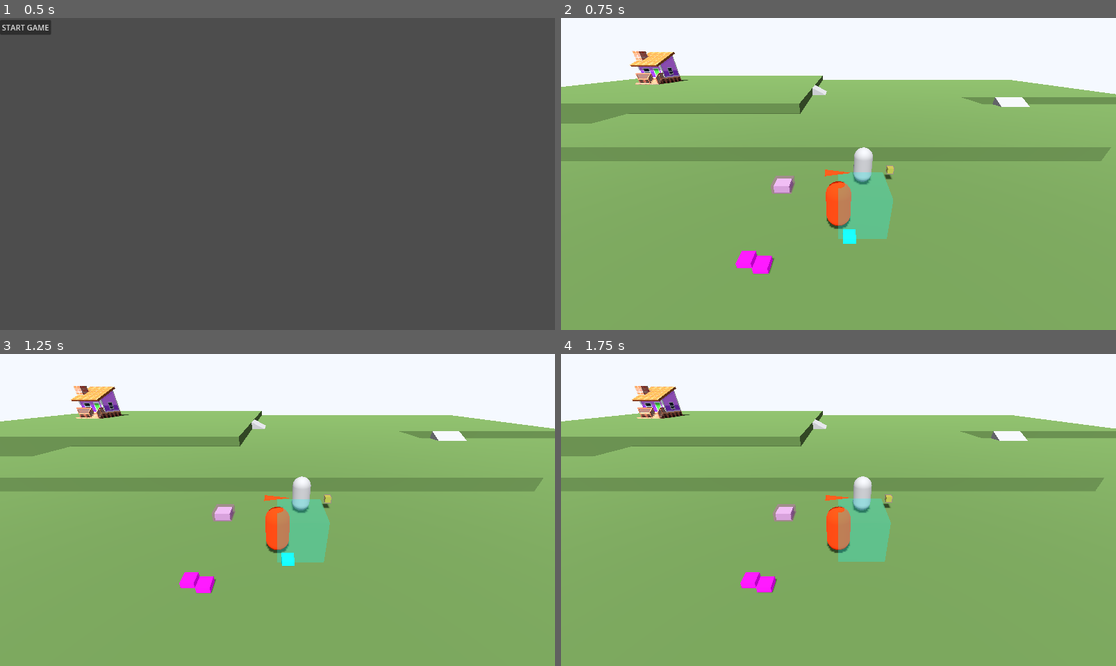
Above: before the commit, frames 1-4 (two rows, left to right).
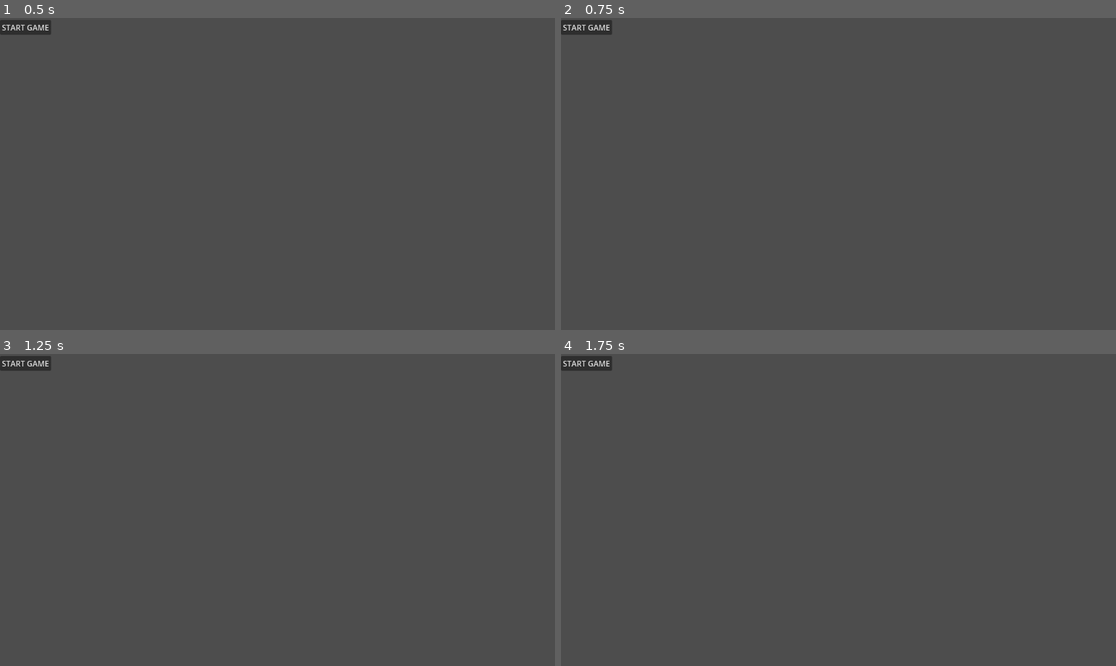
Above: after the commit, the same moments.

Repository: BreadBurn/ClickNClawGameJam
Game: Godot game, scene res://scenes/main_menu.tscn
Same seed, same stepped clock (60 frames per second), same inputs: the game is played once before the commit and once after it.
Inputs (mouse positions are in pixels of both pictures, inside the frame that each line leads up to):
- Up to frame 1 (0.5 s): no input
- Up to frame 2 (0.75 s): click "START GAME" at 0.5 s
- Up to frame 3 (1.25 s): no input
- Up to frame 4 (1.75 s): click (588, 363) at 1.25 s, where only the run after the commit has a clickable "START GAME"

Frame 1 is identical in both runs. In frame 2, 100% of the frame differs, in the area x 0-100%, y 0-100%; in frame 3, 100%; in frame 4, 100%.

Commit message:
added scene transitions, day recap

Diff:
--- a/gdscripts/scene_scripts/enter_house.gd
+++ b/gdscripts/scene_scripts/enter_house.gd
@@ -7,6 +7,10 @@
 @onready var interactable: Node = $"../Interactable" if has_node("../Interactable") else $Interactable
 
 func _on_interactable_interacted() -> void:
+
+	SceneTransition.transition_in()
+	await SceneTransition.transition_in_finished
+
 	if GameState.has_player():
 		if interior_spawn:
 			GameState.teleport_player_to_node(interior_spawn)
@@ -14,3 +18,6 @@
 			push_warning("No interior_spawn assigned on HouseEntryPortal")
 	else:
 		push_warning("No player registered in GameState")
+
+	await get_tree().create_timer(0.25).timeout
+	SceneTransition.transition_out()
--- a/gdscripts/scene_scripts/exit_house.gd
+++ b/gdscripts/scene_scripts/exit_house.gd
@@ -15,6 +15,9 @@
 func _on_interactable_interacted() -> void:
 	print("exited house")
 
+	SceneTransition.transition_in()
+	await SceneTransition.transition_in_finished
+
 	if not GameState.has_player():
 		push_warning("No player registered in GameState")
 		return
@@ -28,3 +31,6 @@
 	# Optional: force facing after teleport
 	if GameState.player is Player:
 		(GameState.player as Player).set_facing(Player.Facing.DOWN)
+
+	await get_tree().create_timer(0.25).timeout
+	SceneTransition.transition_out()
--- a/gdscripts/scene_scripts/player_sleep.gd
+++ b/gdscripts/scene_scripts/player_sleep.gd
@@ -2,4 +2,6 @@
 
 func _on_interactable_interacted() -> void:
 	GameState.go_to_sleep()
-	print("INTERRACT SIGNAL received by HOUSE")
+	DayRecap.activate_scene()
+
+	print("INTERRACT SIGNAL received by SLEEP")
--- a/project.godot
+++ b/project.godot
@@ -18,6 +18,8 @@
 [autoload]
 
 GameState="*uid://ci68q6ibkvdhl"
+SceneTransition="*uid://tvqkki4xwkin"
+DayRecap="*uid://vdcywcc304ai"
 
 [input]
 
--- /dev/null
+++ b/scenes/DayRecap.tscn
@@ -0,0 +1,108 @@
+[gd_scene format=3 uid="uid://vdcywcc304ai"]
+
+[ext_resource type="Script" uid="uid://vilunoo3q1ok" path="res://scenes/day_recap.gd" id="1_3y7n3"]
+
+[node name="DayRecap" type="CanvasLayer" unique_id=1488982761]
+script = ExtResource("1_3y7n3")
+
+[node name="ColorRect" type="ColorRect" parent="." unique_id=1822407770]
+anchors_preset = 15
+anchor_right = 1.0
+anchor_bottom = 1.0
+grow_horizontal = 2
+grow_vertical = 2
+color = Color(0, 0, 0, 1)
+
+[node name="PanelContainer" type="PanelContainer" parent="." unique_id=691640376]
+anchors_preset = -1
+anchor_left = 0.03
+anchor_top = 0.045
+anchor_right = 0.97
+anchor_bottom = 0.96
+grow_horizontal = 2
+grow_vertical = 2
+
+[node name="MarginContainer" type="MarginContainer" parent="PanelContainer" unique_id=1883113649]
+layout_mode = 2
+
+[node name="VBoxContainer" type="VBoxContainer" parent="PanelContainer/MarginContainer" unique_id=916055911]
+layout_mode = 2
+
+[node name="DayLabel" type="Label" parent="PanelContainer/MarginContainer/VBoxContainer" unique_id=1663106341]
+unique_name_in_owner = true
+layout_mode = 2
+size_flags_horizontal = 4
+theme_override_font_sizes/font_size = 55
+text = "DAY X -> X"
+horizontal_alignment = 1
+vertical_alignment = 1
+
+[node name="ProgressBarT1" type="ProgressBar" parent="PanelContainer/MarginContainer/VBoxContainer" unique_id=1685799793]
+unique_name_in_owner = true
+layout_mode = 2
+
+[node name="T1CovLabel" type="Label" parent="PanelContainer/MarginContainer/VBoxContainer/ProgressBarT1" unique_id=438019161]
+unique_name_in_owner = true
+layout_mode = 0
+scale = Vector2(0.9846947, 1.0049475)
+size_flags_horizontal = 4
+theme_override_font_sizes/font_size = 18
+text = "Type 1 Plant Coverage"
+horizontal_alignment = 1
+vertical_alignment = 1
+
+[node name="ProgressBarT2" type="ProgressBar" parent="PanelContainer/MarginContainer/VBoxContainer" unique_id=1515841569]
+unique_name_in_owner = true
+layout_mode = 2
+
+[node name="T2CovLabel" type="Label" parent="PanelContainer/MarginContainer/VBoxContainer/ProgressBarT2" unique_id=1613073078]
+unique_name_in_owner = true
+layout_mode = 0
+scale = Vector2(0.9846947, 1.0049475)
+size_flags_horizontal = 4
+theme_override_font_sizes/font_size = 18
+text = "Type 2 Plant Coverage"
+horizontal_alignment = 1
+vertical_alignment = 1
+
+[node name="ProgressBarT3" type="ProgressBar" parent="PanelContainer/MarginContainer/VBoxContainer" unique_id=363135008]
+unique_name_in_owner = true
+layout_mode = 2
+
+[node name="T3CovLabel" type="Label" parent="PanelContainer/MarginContainer/VBoxContainer/ProgressBarT3" unique_id=1572042847]
+unique_name_in_owner = true
+layout_mode = 0
+scale = Vector2(1.0035204, 1)
+size_flags_horizontal = 4
+theme_override_font_sizes/font_size = 18
+text = "Type 3 Plant Coverage"
+horizontal_alignment = 1
+vertical_alignment = 1
+
+[node name="ProgressBarT4" type="ProgressBar" parent="PanelContainer/MarginContainer/VBoxContainer" unique_id=12642500]
+unique_name_in_owner = true
+layout_mode = 2
+
+[node name="T4CovLabel" type="Label" parent="PanelContainer/MarginContainer/VBoxContainer/ProgressBarT4" unique_id=1678891301]
+unique_name_in_owner = true
+layout_mode = 0
+scale = Vector2(1.0035204, 1)
+size_flags_horizontal = 4
+theme_override_font_sizes/font_size = 18
+text = "Type 4 Plant Coverage"
+horizontal_alignment = 1
+vertical_alignment = 1
+
+[node name="GoldEarned" type="Label" parent="PanelContainer/MarginContainer/VBoxContainer" unique_id=1093279172]
+layout_mode = 2
+text = "+$XX"
+horizontal_alignment = 1
+
+[node name="MarginContainer2" type="MarginContainer" parent="PanelContainer" unique_id=815770822]
+layout_mode = 2
+size_flags_vertical = 8
+
+[node name="Label" type="Label" parent="PanelContainer/MarginContainer2" unique_id=483542079]
+layout_mode = 2
+text = "Continue [RMS]"
+horizontal_alignment = 1
--- a/scenes/ShopOverlay.tscn
+++ b/scenes/ShopOverlay.tscn
@@ -1,6 +1,6 @@
 [gd_scene format=3 uid="uid://dgduvt71d4hxf"]
 
-[ext_resource type="Script" uid="uid://c0tqceimefq0p" path="res://scenes/shop_overlay.gd" id="1_fyyb4"]
+[ext_resource type="Script" uid="uid://c0tqceimefq0p" path="res://gdscripts/scene_scripts/shop_overlay.gd" id="1_fyyb4"]
 [ext_resource type="PackedScene" uid="uid://pbcs1lqn5u6v" path="res://scenes/ShopItem.tscn" id="1_p3tmv"]
 
 [node name="ShopOverlay" type="CanvasLayer" unique_id=2044294706]
--- /dev/null
+++ b/scenes/color_rect.gd
@@ -0,0 +1,42 @@
+extends ColorRect
+
+# These signals let other scripts know when an animation finishes
+signal transition_in_finished
+signal transition_out_finished
+
+@export var transition_duration: float = 1.0
+
+func _ready():
+	# Ensure the transition is hidden by default
+	material.set_shader_parameter("outer_radius", 0.0)
+	material.set_shader_parameter("inner_radius", 0.0)
+
+# 1. Closes the circle (covers the screen in black)
+func transition_in():
+	material.set_shader_parameter("aspect_ratio", size.x / size.y)
+
+	var tween = create_tween()
+	tween.tween_property(material, "shader_parameter/outer_radius", 1.5, transition_duration)\
+		.set_trans(Tween.TRANS_CUBIC)\
+		.set_ease(Tween.EASE_IN_OUT)
+
+	# Emit the signal once the screen is fully black
+	tween.tween_callback(func():
+		transition_in_finished.emit()
+	)
+
+# 2. Opens the circle (reveals the new scene)
+func transition_out():
+	material.set_shader_parameter("aspect_ratio", size.x / size.y)
+
+	var tween = create_tween()
+	tween.tween_property(material, "shader_parameter/inner_radius", 1.5, transition_duration)\
+		.set_trans(Tween.TRANS_CUBIC)\
+		.set_ease(Tween.EASE_IN_OUT)
+
+	# Reset the shader and emit the final signal when done
+	tween.tween_callback(func():
+		material.set_shader_parameter("outer_radius", 0.0)
+		material.set_shader_parameter("inner_radius", 0.0)
+		transition_out_finished.emit()
+	)
--- /dev/null
+++ b/scenes/day_recap.gd
@@ -0,0 +1,111 @@
+extends CanvasLayer
+
+@onready var day_label: Label  = $"PanelContainer/MarginContainer/VBoxContainer/DayLabel"
+@onready var gold_label: Label = $"PanelContainer/MarginContainer/VBoxContainer/GoldEarned"
+
+@onready var progress_t1: ProgressBar = $"PanelContainer/MarginContainer/VBoxContainer/ProgressBarT1"
+@onready var progress_t2: ProgressBar = $"PanelContainer/MarginContainer/VBoxContainer/ProgressBarT2"
+@onready var progress_t3: ProgressBar = $"PanelContainer/MarginContainer/VBoxContainer/ProgressBarT3"
+@onready var progress_t4: ProgressBar = $"PanelContainer/MarginContainer/VBoxContainer/ProgressBarT4"
+
+@onready var bars: Array[ProgressBar] = [progress_t1, progress_t2, progress_t3, progress_t4]
+
+var _is_active: bool = false
+var _is_transitioning: bool = false
+
+func _ready() -> void:
+	hide()
+	_is_active = false
+	_is_transitioning = false
+
+	if GameState != null and GameState.has_signal("daily_evaluated"):
+		GameState.daily_evaluated.connect(_on_daily_evaluated)
+
+	# Use _input instead of _unhandled_input for a UI overlay like this
+	set_process_input(true)
+
+func _on_daily_evaluated(coins_earned: int, _types_in_bounds: int, _current_streak: int) -> void:
+	_populate_from_state(coins_earned)
+
+	var new_day := GameState.cur_day
+	var old_day: int = max(new_day - 1, 0)
+	day_label.text = "Day %d -> %d" % [old_day, new_day]
+
+	activate_scene()
+
+func _populate_from_state(coins_earned: int) -> void:
+	var ratios: Dictionary = {}
+	if GameState != null and "latest_ratios" in GameState:
+		ratios = GameState.latest_ratios
+	else:
+		ratios = {0: 0.0, 1: 0.0, 2: 0.0, 3: 0.0}
+
+	for i in range(4):
+		var pct := clampf(float(ratios.get(i, 0.0)) * 100.0, 0.0, 100.0)
+
+		if i < bars.size() and bars[i]:
+			bars[i].min_value = 0.0
+			bars[i].max_value = 100.0
+			bars[i].value = pct
+
+	if gold_label:
+		gold_label.text = "+$%d" % coins_earned
+
+func activate_scene() -> void:
+	if _is_active or _is_transitioning:
+		return
+
+	_is_transitioning = true
+
+	# Disable player while recap is active
+	if GameState != null:
+		if GameState.has_method("begin_interaction"):
+			GameState.begin_interaction()
+		elif GameState.has_method("set_player_mode") and "PlayerMode" in GameState:
+			GameState.set_player_mode(GameState.PlayerMode.PLAYER_INACTIVE)
+
+	SceneTransition.transition_in()
+	await SceneTransition.transition_in_finished
+
+	show()
+	_is_active = true
+
+	await get_tree().create_timer(0.25).timeout
+	SceneTransition.transition_out()
+
+	_is_transitioning = false
+
+func deactivate_scene() -> void:
+	if not _is_active or _is_transitioning:
+		return
+
+	_is_transitioning = true
+
+	SceneTransition.transition_in()
+	await SceneTransition.transition_in_finished
+
+	hide()
+	_is_active = false
+
+	# Re-enable player
+	if GameState != null:
+		if GameState.has_method("end_interaction"):
+			GameState.end_interaction()
+		elif GameState.has_method("set_player_mode") and "PlayerMode" in GameState:
+			GameState.set_player_mode(GameState.PlayerMode.PLAYER_ACTIVE)
+
+	await get_tree().create_timer(0.25).timeout
+	SceneTransition.transition_out()
+
+	_is_transitioning = false
+
+func _input(event: InputEvent) -> void:
+	if not _is_active:
+		return
+
+	if _is_transitioning:
+		return
+
+	if event.is_action_pressed("IN_INTERACT"):
+		get_viewport().set_input_as_handled()
+		deactivate_scene()
--- a/scenes/game_main.tscn
+++ b/scenes/game_main.tscn
@@ -13,6 +13,7 @@
 [ext_resource type="PackedScene" uid="uid://di7rixm3ybd6u" path="res://scenes/npc.tscn" id="8_cxf66"]
 [ext_resource type="PackedScene" uid="uid://dgduvt71d4hxf" path="res://scenes/ShopOverlay.tscn" id="12_5pnww"]
 [ext_resource type="PackedScene" uid="uid://dpyrdmc1nthfp" path="res://scenes/open_shop.tscn" id="12_jm48l"]
+[ext_resource type="PackedScene" uid="uid://tvqkki4xwkin" path="res://scenes/scene_transition.tscn" id="14_qmyl5"]
 
 [sub_resource type="PhysicsMaterial" id="PhysicsMaterial_r2uep"]
 
@@ -28,6 +29,8 @@
 
 [node name="GameMain" type="Node3D" unique_id=1510548574]
 script = ExtResource("1_lla21")
+
+[node name="SceneTransition" parent="." unique_id=1010982004 instance=ExtResource("14_qmyl5")]
 
 [node name="UIOverlay" parent="." unique_id=1500083861 instance=ExtResource("2_0dt25")]
 
--- /dev/null
+++ b/scenes/scene_transition.gd
@@ -0,0 +1,47 @@
+extends CanvasLayer
+
+# These signals let other scripts know when an animation finishes
+signal transition_in_finished
+signal transition_out_finished
+
+@export var transition_duration: float = 1.0
+
+# Grab the ColorRect child node when the scene loads
+@onready var color_rect: ColorRect = $ColorRect
+
+func _ready():
+	# Ensure the transition is hidden by default
+	color_rect.material.set_shader_parameter("outer_radius", 0.0)
+	color_rect.material.set_shader_parameter("inner_radius", 0.0)
+
+# 1. Closes the circle (covers the screen in black)
+func transition_in():
+	var aspect = color_rect.size.x / color_rect.size.y
+	color_rect.material.set_shader_parameter("aspect_ratio", aspect)
+
+	var tween = create_tween()
+	tween.tween_property(color_rect.material, "shader_parameter/outer_radius", 1.5, transition_duration)\
+		.set_trans(Tween.TRANS_CUBIC)\
+		.set_ease(Tween.EASE_IN_OUT)
+
+	# Emit the signal once the screen is fully black
+	tween.tween_callback(func():
+		transition_in_finished.emit()
+	)
+
+# 2. Opens the circle (reveals the new scene)
+func transition_out():
+	var aspect = color_rect.size.x / color_rect.size.y
+	color_rect.material.set_shader_parameter("aspect_ratio", aspect)
+
+	var tween = create_tween()
+	tween.tween_property(color_rect.material, "shader_parameter/inner_radius", 1.5, transition_duration)\
+		.set_trans(Tween.TRANS_CUBIC)\
+		.set_ease(Tween.EASE_IN_OUT)
+
+	# Reset the shader and emit the final signal when done
+	tween.tween_callback(func():
+		color_rect.material.set_shader_parameter("outer_radius", 0.0)
+		color_rect.material.set_shader_parameter("inner_radius", 0.0)
+		transition_out_finished.emit()
+	)
--- /dev/null
+++ b/scenes/scene_transition.gdshader
@@ -0,0 +1,23 @@
+shader_type canvas_item;
+
+uniform vec4 circle_color : source_color = vec4(0.0, 0.0, 0.0, 1.0);
+uniform float outer_radius : hint_range(0.0, 2.0) = 0.0;
+uniform float inner_radius : hint_range(0.0, 2.0) = 0.0;
+uniform float aspect_ratio = 1.0;
+
+void fragment() {
+	// Center the UV coordinates and adjust for screen aspect ratio
+	vec2 uv = UV - vec2(0.5);
+	uv.x *= aspect_ratio;
+
+	// Calculate distance from the center
+	float dist = length(uv);
+
+	// Use step() for a perfectly sharp, hardline edge
+	float outer = 1.0 - step(outer_radius, dist);
+	float inner = step(inner_radius, dist);
+
+	COLOR = circle_color;
+	// The alpha is only solid between the inner and outer radius
+	COLOR.a *= outer * inner;
+}
--- /dev/null
+++ b/scenes/scene_transition.tscn
@@ -0,0 +1,23 @@
+[gd_scene format=3 uid="uid://tvqkki4xwkin"]
+
+[ext_resource type="Shader" uid="uid://btlxika7lrhsk" path="res://scenes/scene_transition.gdshader" id="1_0wykx"]
+[ext_resource type="Script" uid="uid://bf6up5hdc3lnk" path="res://scenes/scene_transition.gd" id="1_rujfs"]
+
+[sub_resource type="ShaderMaterial" id="ShaderMaterial_rujfs"]
+shader = ExtResource("1_0wykx")
+shader_parameter/circle_color = Color(0, 0, 0, 1)
+shader_parameter/outer_radius = 0.0
+shader_parameter/inner_radius = 0.0
+shader_parameter/aspect_ratio = 1.0
+
+[node name="SceneTransition" type="CanvasLayer" unique_id=1010982004]
+layer = 100
+script = ExtResource("1_rujfs")
+
+[node name="ColorRect" type="ColorRect" parent="." unique_id=1671831579]
+material = SubResource("ShaderMaterial_rujfs")
+anchors_preset = 15
+anchor_right = 1.0
+anchor_bottom = 1.0
+grow_horizontal = 2
+grow_vertical = 2
Renamed: scenes/shop_overlay.gd -> gdscripts/scene_scripts/shop_overlay.gd
Renamed: scenes/shop_overlay.gd.uid -> gdscripts/scene_scripts/shop_overlay.gd.uid
Not shown, added: scenes/color_rect.gd.uid
Not shown, added: scenes/day_recap.gd.uid
Not shown, added: scenes/scene_transition.gd.uid
Not shown, added: scenes/scene_transition.gdshader.uid
